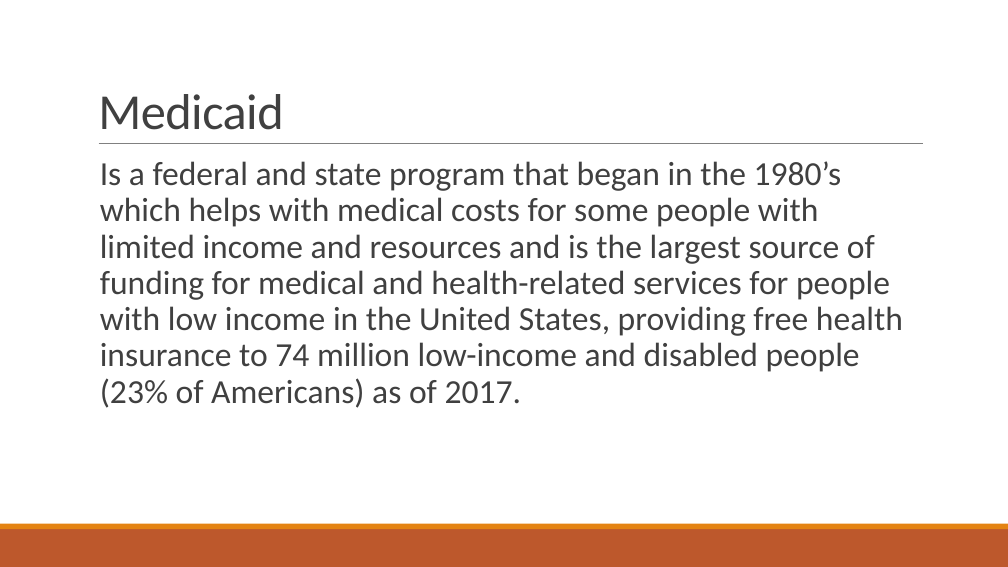
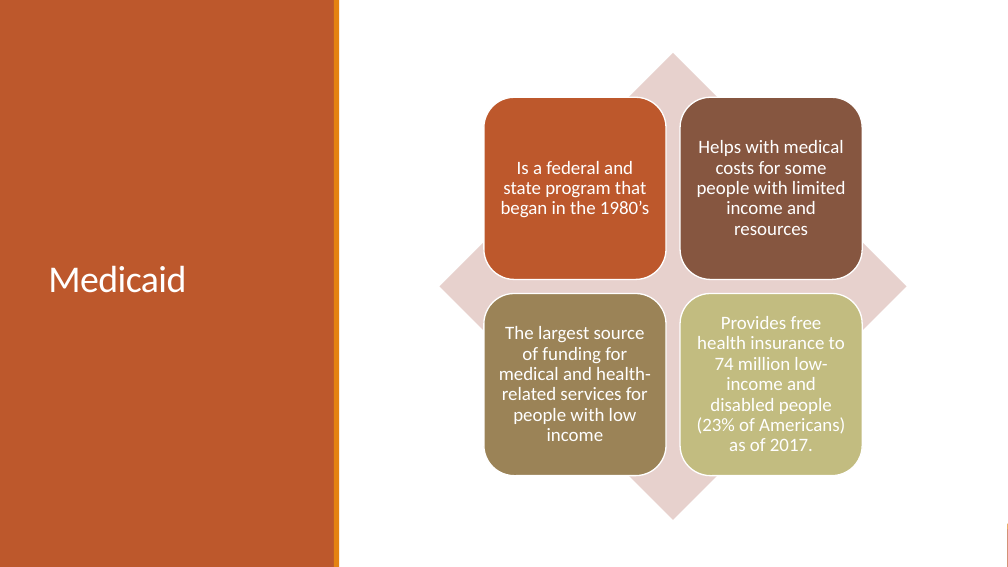
Before and after one commit to bryanclanton/TennCare-Enrollment-Analysis, a slide deck: slide 2 of Impacts to TennCare.pptx. Drawn at 1008x567 pixels with LibreOffice and Linux fonts; fonts in the diff are those of the drawing. Boxes give left, top, right and bottom in pixels: in the first picture for what was removed or moved away, otherwise in the second. Text is boxed around its words. In the diff, an @@ line names an element or a change of style, - is before the commit and + after.

```diff
--- a/Impacts to TennCare.pptx
+++ b/Impacts to TennCare.pptx
@@ rectangle added at [0, 0, 1008, 567], fill #FFFFFF @@
@@ rectangle added at [0, 0, 335, 567], fill #BD582C @@
@@ rectangle added at [334, 0, 340, 567], fill #E48312 @@
@@ title "Medicaid": place and size @@
-title "Medicaid" at [98, 94, 283, 130]
+title "Medicaid" at [48, 265, 186, 293]
@@ title "Medicaid" at [48, 265, 186, 293]: size 48 to 36 pt, text colour #404040 to #FFFFFF; vertical alignment bottom to middle @@
@@ line removed from (99, 144) to (923, 144) @@
@@ text removed at [100, 161, 903, 408] @@
-Is a federal and state program that began in the 1980’s which helps with medical costs for some people with limited income and resources and is the largest source of funding for medical and health-related services for people with low income in the United States, providing free health insurance to 74 million low-income and disabled people (23% of Americans) as of 2017.
@@ group added at [439, 53, 907, 520]: 4 rounded rectangles, 4 texts, 1 diamond @@
+Is a federal and state program that began in the 1980’s
+Helps with medical costs for some people with limited income and resources
+The largest source of funding for medical and health-related services for people with low income
+Provides free health insurance to 74 million low-income and disabled people (23% of Americans) as of 2017.
```
Also in this commit, not shown: 11 other slides changed, 3 slides added, 1 slide removed, 1 other file.
